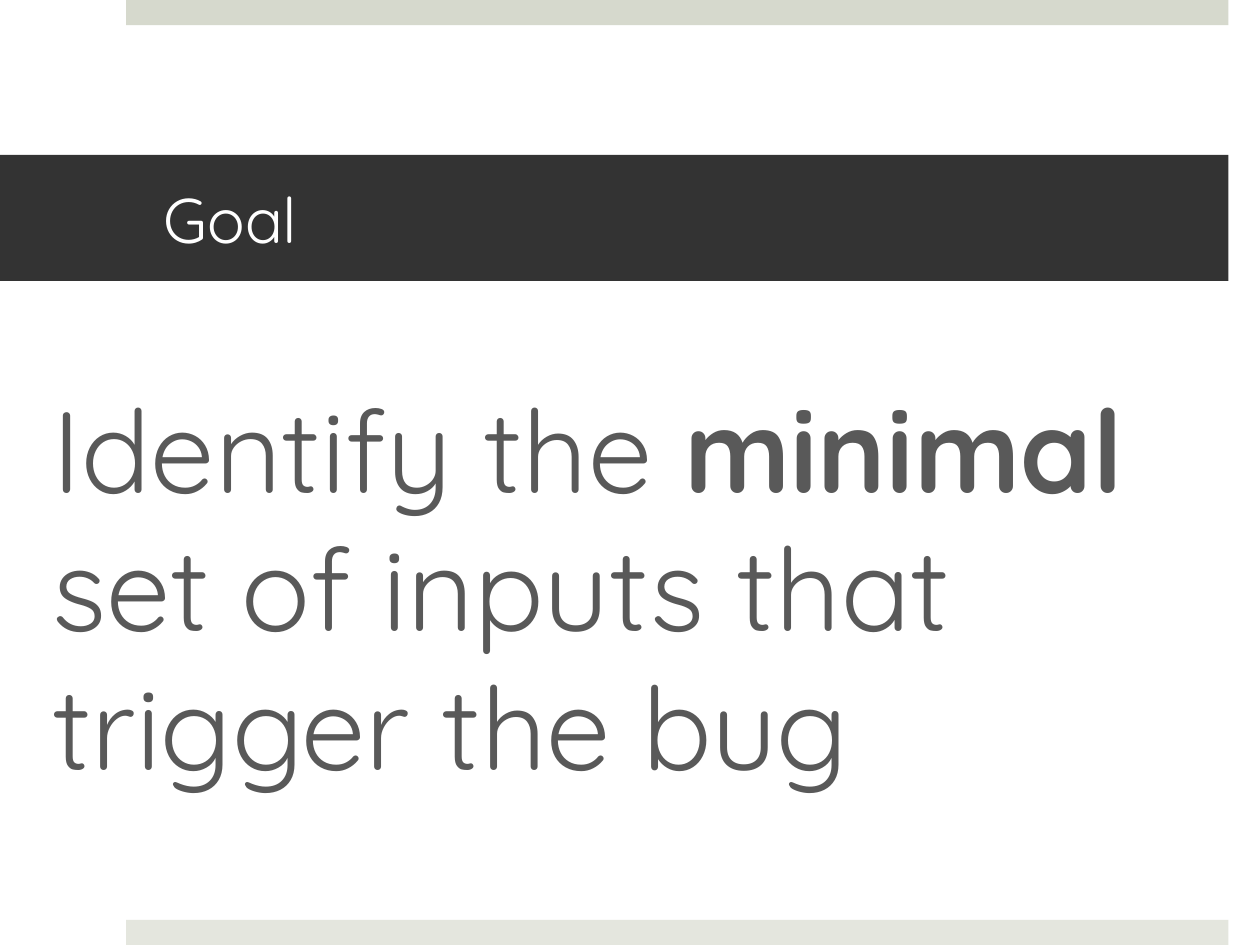
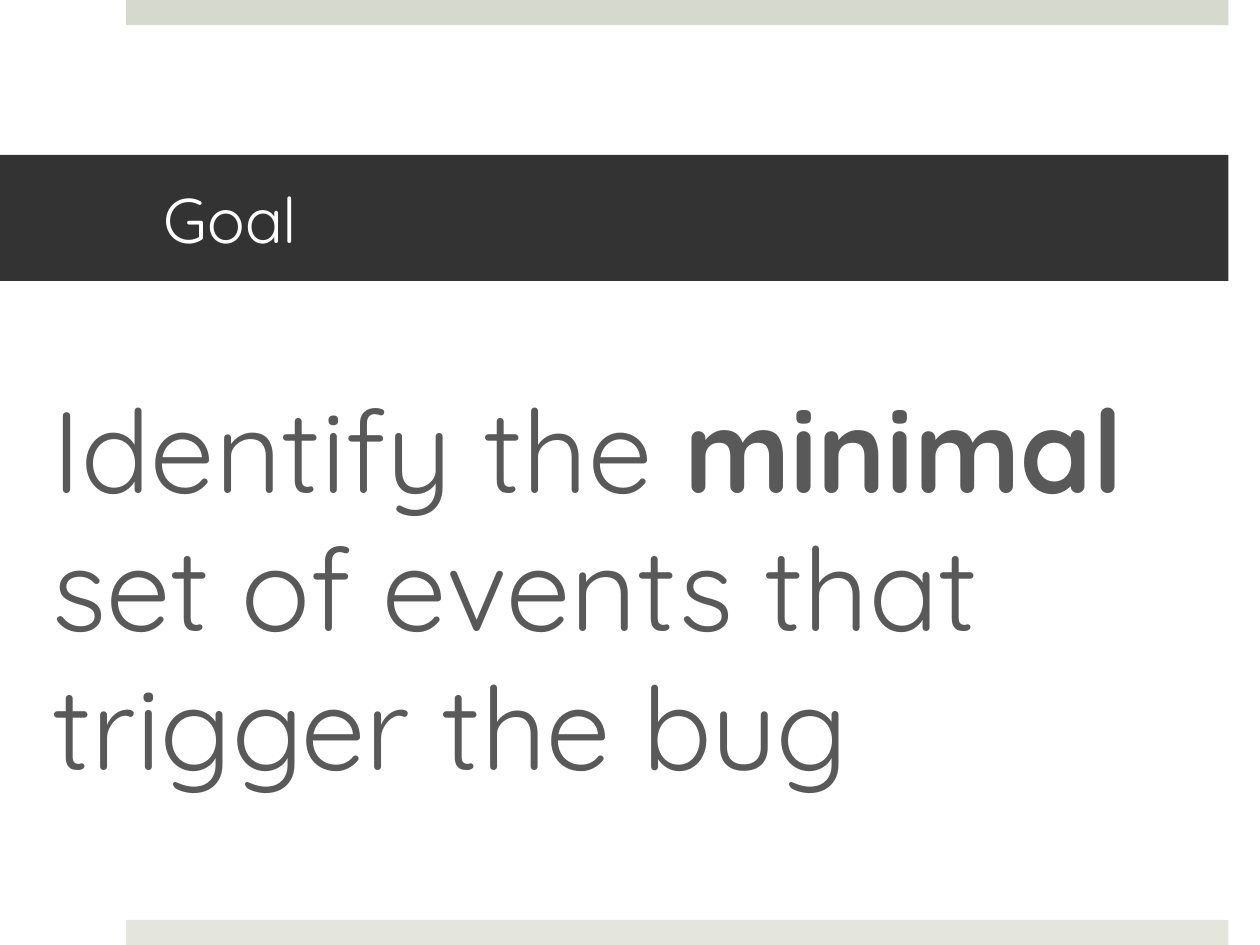
Before and after one commit to colin-scott/Talks, a slide deck: slide 7 of visitday_2013/selectiverecall.pptx. Drawn at 1260x945 pixels with LibreOffice and Linux fonts; fonts in the diff are those of the drawing. Boxes give left, top, right and bottom in pixels: in the first picture for what was removed or moved away, otherwise in the second. Text is boxed around its words. In the diff, an @@ line names an element or a change of style, - is before the commit and + after.

```diff
--- a/visitday_2013/selectiverecall.pptx
+++ b/visitday_2013/selectiverecall.pptx
@@ text at [53, 407, 1123, 793]: text changed @@
-Identify the minimal set of inputs that trigger the bug
+Identify the minimal set of events that trigger the bug
```
Also in this commit, not shown: 3 other slides changed, 5 slides added, 3 slides removed, 1 other file.
